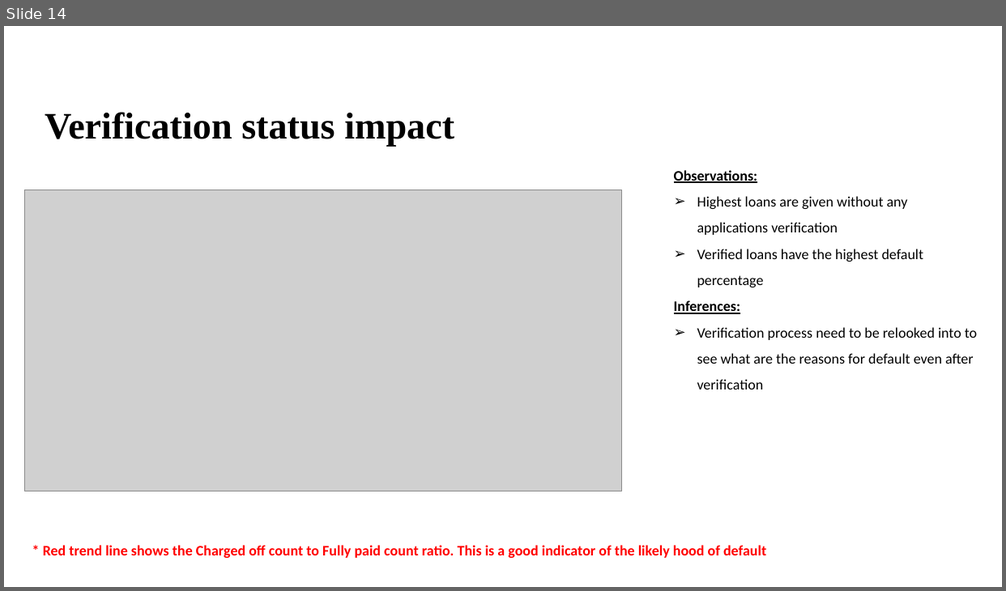
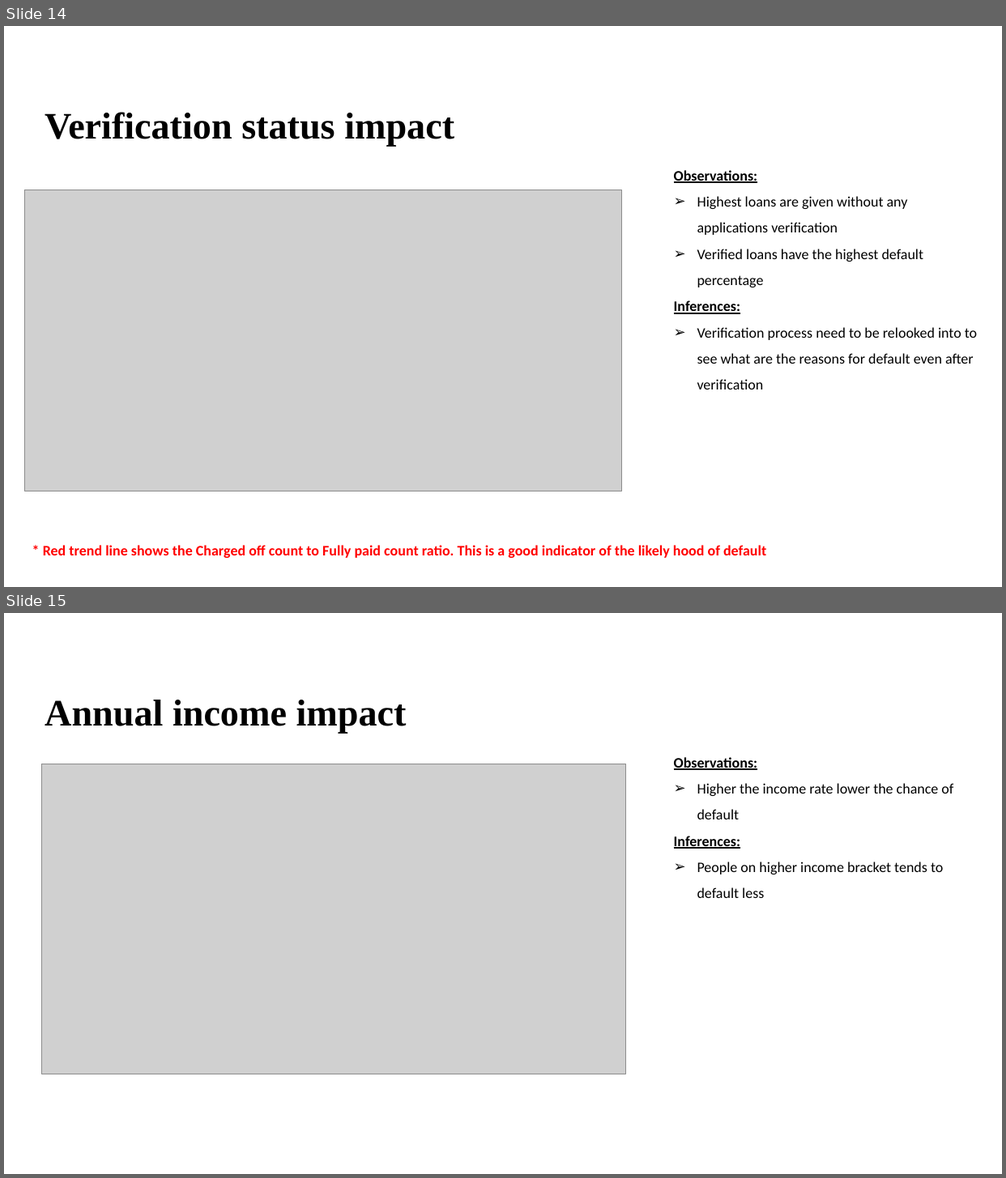
Before and after one commit to Nanditha-G-N/Machine-Learning-Case-Studies, a slide deck: case-study-2/Loan Default case study findings.pptx. Shown one above the other, each under a label of ours: slide 14 before the commit, slides 14 and 15 after it. The pictures are 1006x591 and 1006x1178 pixels, drawn with LibreOffice and Linux fonts; fonts in the diff are those of the drawing; grey boxes stand for pictures; background and template pictures are left out. Boxes give left, top, right and bottom in pixels: in the first picture for what was removed or moved away, otherwise in the second. Text is boxed around its words. In the diff, an @@ line names an element or a change of style, - is before the commit and + after.

```diff
--- a/case-study-2/Loan Default case study findings.pptx
+++ b/case-study-2/Loan Default case study findings.pptx
@@ slide 15 added at box(4, 613, 1002, 1174), background #FFFFFF @@
@@ title added at box(44, 700, 407, 733), 36 pt, text #000000, bold @@
+Annual income impact
@@ text added at box(674, 757, 953, 898), 14 pt, text #000000 @@
+Observations:
+➢ Higher the income rate lower the chance of default
+Inferences:
+➢ People on higher income bracket tends to default less
@@ picture added at box(41, 764, 625, 1074) @@
```
Also in this commit, not shown: 4 slides changed, 1 other slide added, 10 other files.
